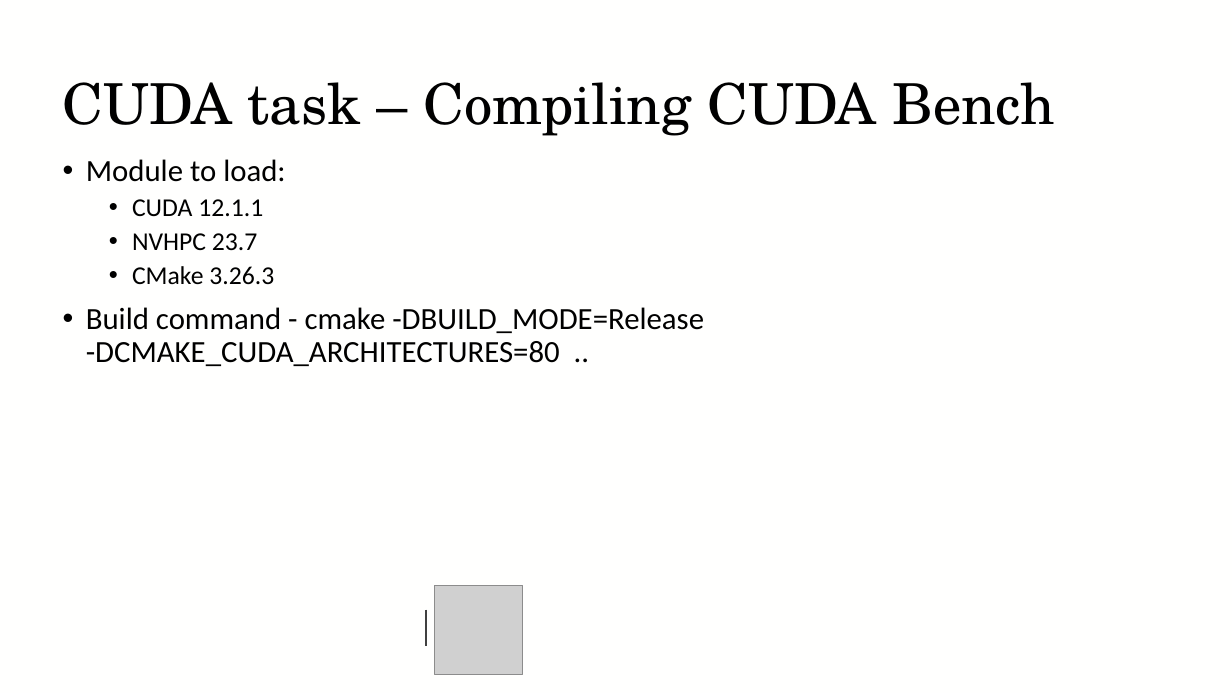
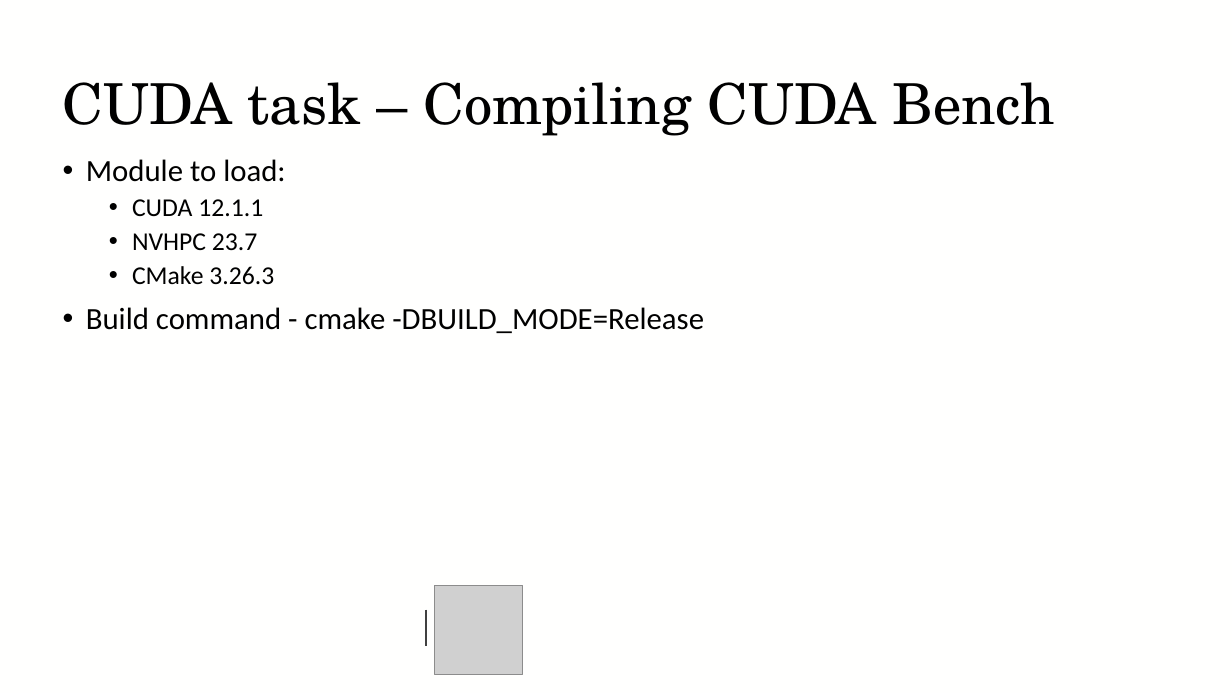
Before and after one commit to baskerville-hpc/2025-01-16-RFI-DLS-training, a slide deck: slide 19 of Interactive_jobs/Baskerville-Interactive-jobs.pptx (slide 17 before the commit). Drawn at 1232x693 pixels with LibreOffice and Linux fonts; fonts in the diff are those of the drawing; grey boxes stand for pictures; background and template pictures are left out. Boxes give left, top, right and bottom in pixels: in the first picture for what was removed or moved away, otherwise in the second. Text is boxed around its words. In the diff, an @@ line names an element or a change of style, - is before the commit and + after.

```diff
--- a/Interactive_jobs/Baskerville-Interactive-jobs.pptx
+++ b/Interactive_jobs/Baskerville-Interactive-jobs.pptx
@@ text at <box>86,307,704,333</box>: text changed @@
-• Build command - cmake -DBUILD_MODE=Release -DCMAKE_CUDA_ARCHITECTURES=80 ..
+• Build command - cmake -DBUILD_MODE=Release
```
Also in this commit, not shown: 2 other slides changed, 2 other files.
